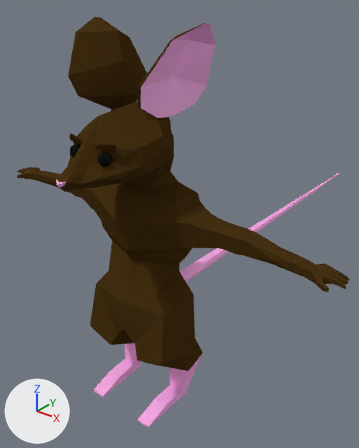
A saved change to the Blender file Mice/NewMouse/NewMouse.blend.
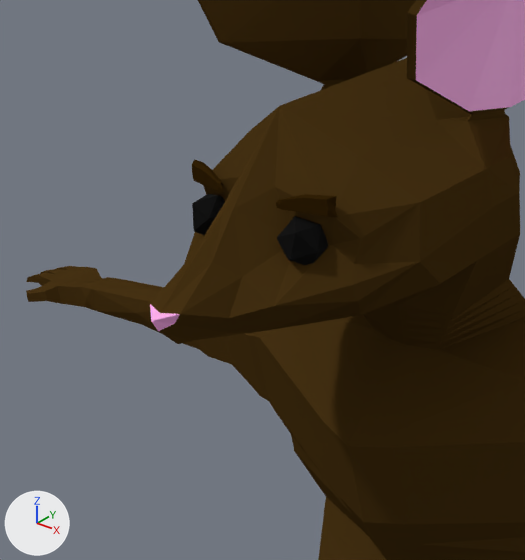
The first picture shows the older version from a 50 mm lens placed at (6.72, -6.88, 9.32), pointed at (-1.27, 3.1, 3.13). The close-ups show both versions on the part from 2% to 49% of the width and 18% to 58% of the height of that picture; other places that the commit changed are outside them. Every picture has the same lights, and +X, +Y and +Z are marked at lower left.

Objects in the first close-up: 'Body', 'Eyebrow.L', 'Eyebrow.R'.
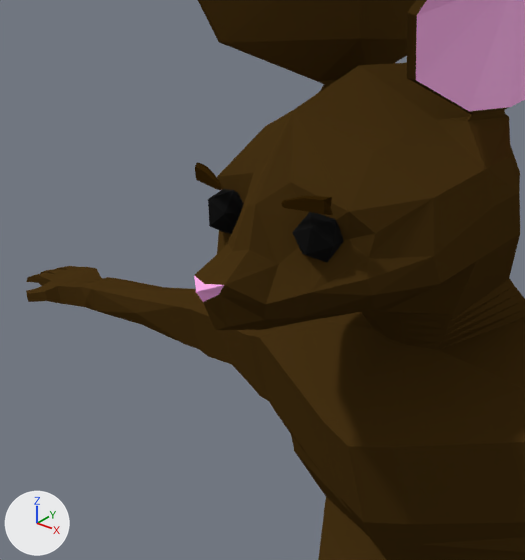
Boxes [x1, y1, x2, y2] around the edits, measured in the close-ups (525 x 560 px):
'Eyebrow.L', rescaled (16% narrower, 20% shorter): before [276, 194, 338, 218]; after [281, 196, 333, 215]
'Eyebrow.R', rescaled (16% narrower, 17% shorter): before [192, 159, 223, 193]; after [195, 162, 221, 190]
part 1 of me_cube_001, built on: before [150, 58, 525, 430]; after [194, 63, 525, 430]

Patch to the scene script:
```diff
--- a/Mice/NewMouse/NewMouse.blend.py
+++ b/Mice/NewMouse/NewMouse.blend.py
@@ me_cube_001 @@
 # used by ob_body; location = (0.0, 0.0, 0.0)
-me_cube_001.from_pydata(...)  # 1939 vertices, 2079 faces; spans x -4.52..4.52, y -1.89..11.64, z 0.01..8.7
+me_cube_001.from_pydata(...)  # 1957 vertices, 2111 faces, 1 loose edge; spans x -4.52..4.52, y -1.57..11.64, z 0.01..8.7
+# me_cube_001 part 1
+# 5 vertices are removed from x -0.83..0.0, y -1.67..-0.61, z 5.87..6.46
+# 45 faces are deleted
+# 36 vertices in x -0.66..0.83, y -1.21..-0.61, z 5.98..6.76 move by (0.0, 0.12, 0.0)
+# 5 vertices in x -0.4..0.4, y -1.48..-1.29, z 5.98..6.32 move by (0.0, 0.27, 0.0)
+# 4 vertices in x 0.0..0.23, y -1.73..-1.51, z 5.97..6.41 move by (0.0, 0.28, 0.0)
+# 4 vertices in x -0.13..0.13, y -1.79, z 6.13..6.2 move by (0.0, 0.32, 0.08)
+# 36 vertices move from x -1.08..1.08, y -1.89..1.15, z 5.16..7.26 to x -1.07..1.07, y -1.57..1.13, z 5.2..7.21
+# 23 vertices are added at x -0.85..0.85, y -1.39..-0.19, z 5.8..7.27
+# 1 loose edge is added
+# 77 new faces join them, mat_body (brown #473214)
 me_cube_001.materials.append(mat_body)
@@ ob_eyebrow_r @@
 ob_eyebrow_r.location = (-0.41, -1.05, 6.71)
-ob_eyebrow_r.scale = (0.0909, 0.0909, 0.0909)
+ob_eyebrow_r.scale = (0.0757, 0.0757, 0.0757)
@@ ob_eyebrow_l @@
 ob_eyebrow_l.location = (0.41, -1.05, 6.71)
-ob_eyebrow_l.scale = (0.0909, 0.0909, 0.0909)
+ob_eyebrow_l.scale = (0.0757, 0.0757, 0.0757)
```
